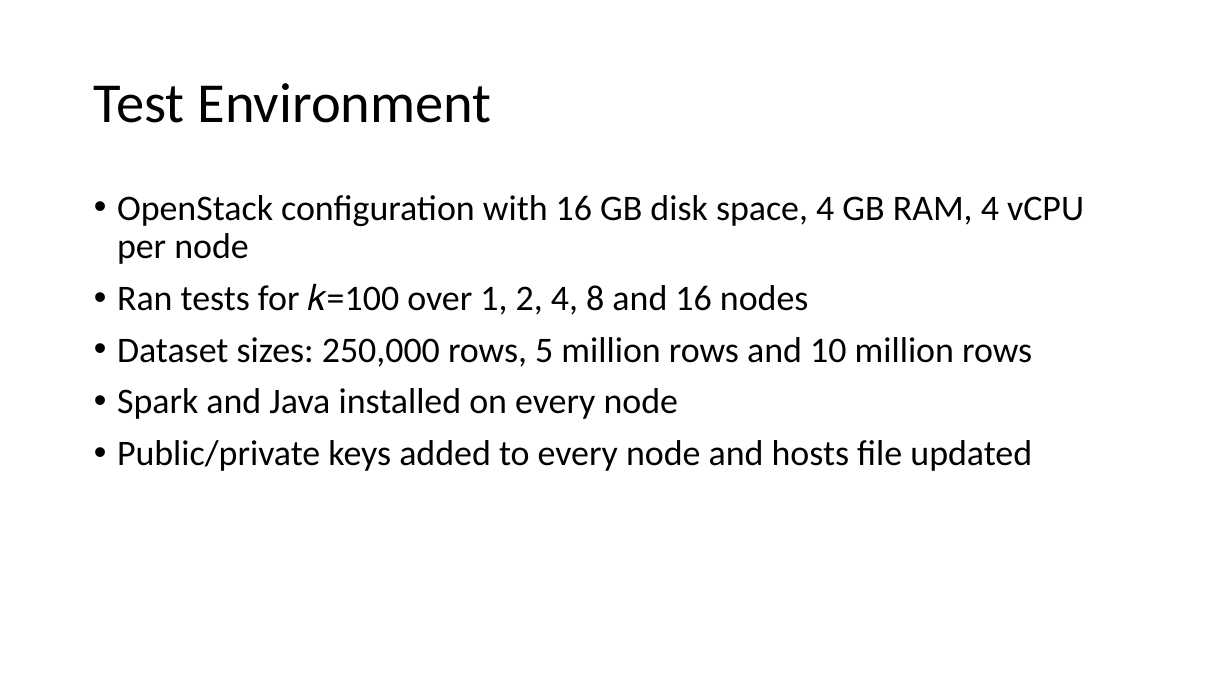
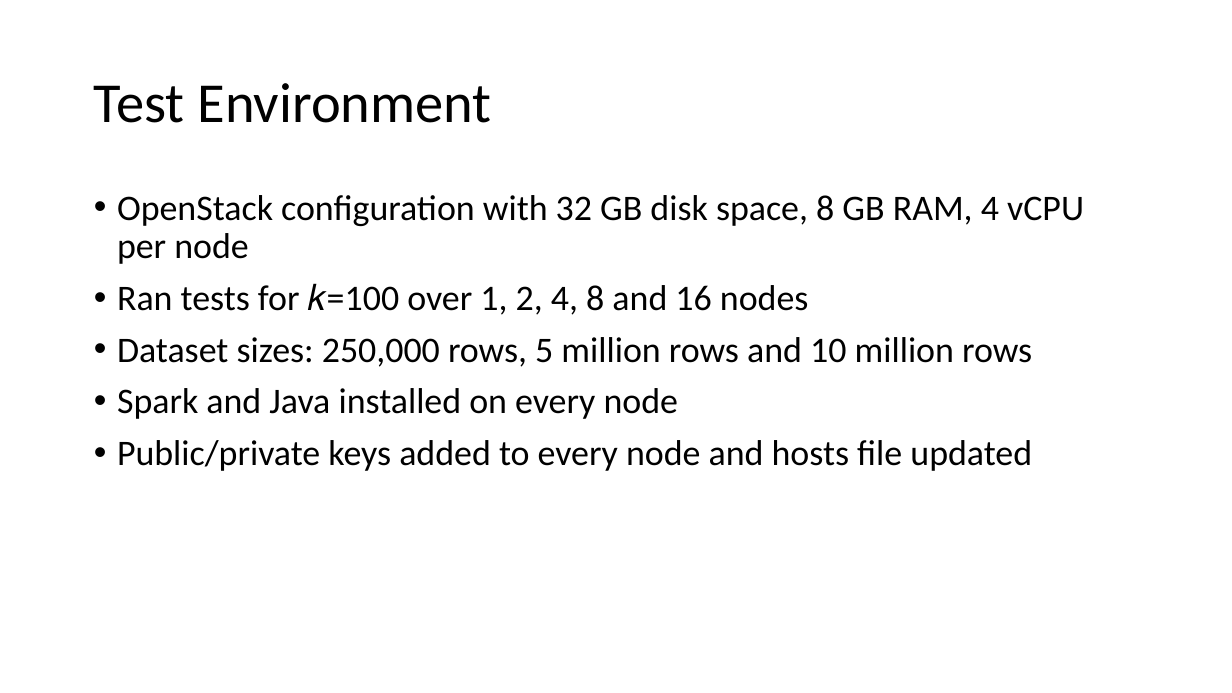
Before and after one commit to micophilip/comp5704, a slide deck: slide 30 of assets/project/Presentation.pptx (slide 29 before the commit). Drawn at 1232x693 pixels with LibreOffice and Linux fonts; fonts in the diff are those of the drawing. Boxes give left, top, right and bottom in pixels: in the first picture for what was removed or moved away, otherwise in the second. Text is boxed around its words. In the diff, an @@ line names an element or a change of style, - is before the commit and + after.

```diff
--- a/assets/project/Presentation.pptx
+++ b/assets/project/Presentation.pptx
@@ text at (117,195,1084,264): text changed @@
-• OpenStack configuration with 16 GB disk space, 4 GB RAM, 4 vCPU per node
+• OpenStack configuration with 32 GB disk space, 8 GB RAM, 4 vCPU per node
```
Also in this commit, not shown: 16 other slides changed, 3 slides added, 1 other file.
